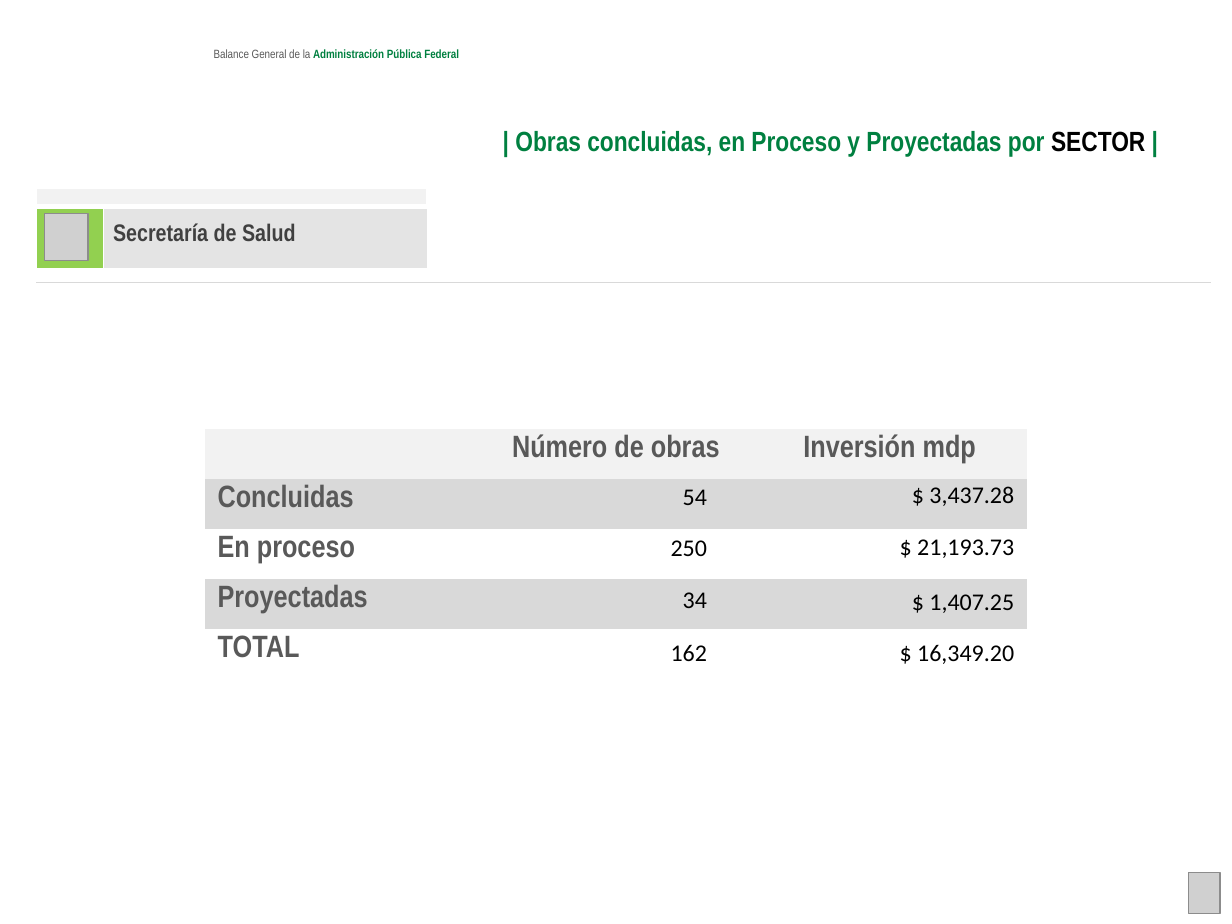
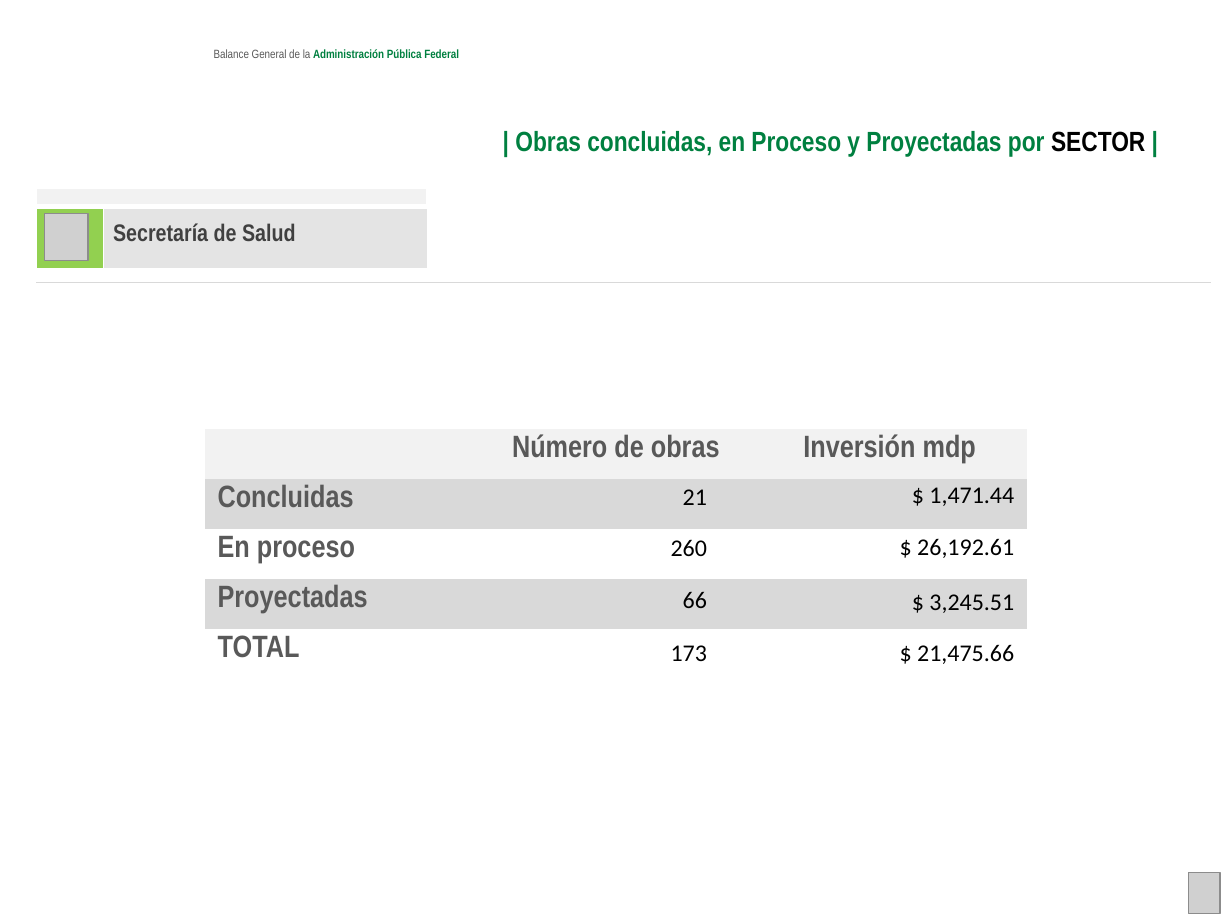
Before and after one commit to fpedro23/djangoObras, a slide deck: slide 13 of obras/static/ppt/ppt-generados/hiper_por_sector_1.pptx. Drawn at 1232x924 pixels with LibreOffice and Linux fonts; fonts in the diff are those of the drawing; grey boxes stand for pictures; background and template pictures are left out. Boxes give left, top, right and bottom in pixels: in the first picture for what was removed or moved away, otherwise in the second. Text is boxed around its words. In the diff, an @@ line names an element or a change of style, - is before the commit and + after.

```diff
--- a/obras/static/ppt/ppt-generados/hiper_por_sector_1.pptx
+++ b/obras/static/ppt/ppt-generados/hiper_por_sector_1.pptx
@@ text at [683,489,707,505]: text changed @@
-54
+21
@@ text at [929,487,1014,506]: text changed @@
-$ 3,437.28
+$ 1,471.44
@@ text at [671,539,707,556]: text changed @@
-250
+260
@@ text at [917,538,1014,558]: text changed @@
-$ 21,193.73
+$ 26,192.61
@@ text at [683,592,707,608]: text changed @@
-34
+66
@@ text at [929,594,1014,613]: text changed @@
-$ 1,407.25
+$ 3,245.51
@@ text at [671,645,707,661]: text changed @@
-162
+173
@@ text at [917,644,1014,664]: text changed @@
-$ 16,349.20
+$ 21,475.66
```
Also in this commit, not shown: 14 other slides changed, 2 slides added, 5 other files.
